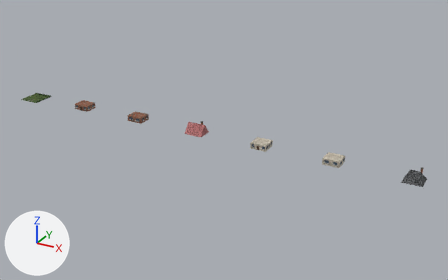
Before and after pictures for a commit that changed the Blender file objects/VanillaReplacements/Building/BLDHOU19/OG_BLDHOU19.blend.
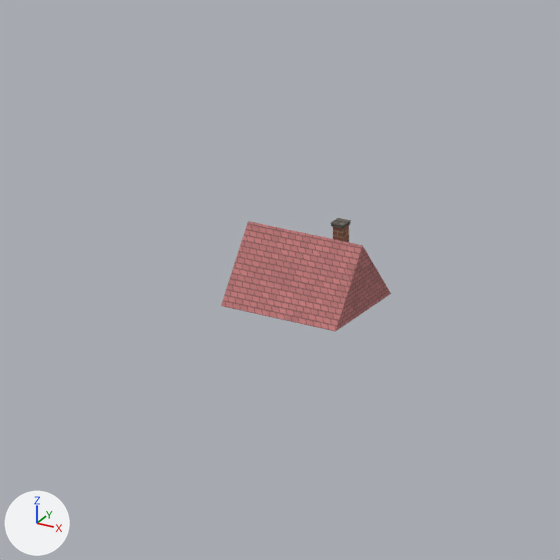
The first picture shows the older version from a 50 mm camera at (220.6, -209.0, 104.3) aimed at (103.5, 4.1, -2.3). The close-ups show the older and then the newer version on the part from 34% to 52% of the width and 32% to 61% of the height of that picture. Only the edits that show in the close-ups are written down. The axes (+X, +Y, +Z) are drawn at lower left. The lights are the same throughout.

The first close-up shows 'Cube.042', 'roof' and 1 more.
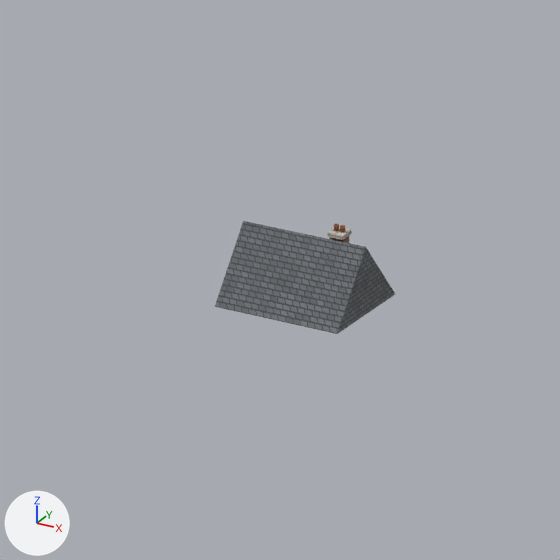
Boxes (x1, y1, x2, y2) around the edits, measured in the close-ups (560 x 560 px):
'roof', recoloured, rescaled
    before: (221, 221, 391, 332)
    after: (215, 221, 395, 334)
'Cube.042', moved (not visible afterwards)
    before: (331, 218, 351, 229)
'Cube.046', moved (not visible before)
    after: (330, 236, 349, 243)

What changed in the scene script:
```text
Change me_roof:
    used by ob_roof; parent = ob_part3; location = (0.0, 0.0, 0.0)
    remove me_roof.from_pydata(...)  # 6 vertices, 5 faces; spans x -4.09..4.09, y -2.85..3.87, z 0.0..4.43
    remove me_roof.materials.append(mat_company_color_1_company)
    add me_roof.from_pydata(...)  # 6 vertices, 5 faces; spans x -4.38..4.38, y -3.12..3.94, z 0.0..4.43
    me_roof part 1: the whole mesh is scaled about its middle by (1.07, 1.05, 1), then moved by (0.0, -0.1, 0.0)
    add me_roof.materials.append(mat_slate_slate)
Change ob_cube_042:
    ob_cube_042.location: (2.211, 1.101, 5.303) -> (3.927, -1.1, 1.452)
Change ob_cube_046:
    ob_cube_046.parent: ob_part4 -> ob_part3
```
